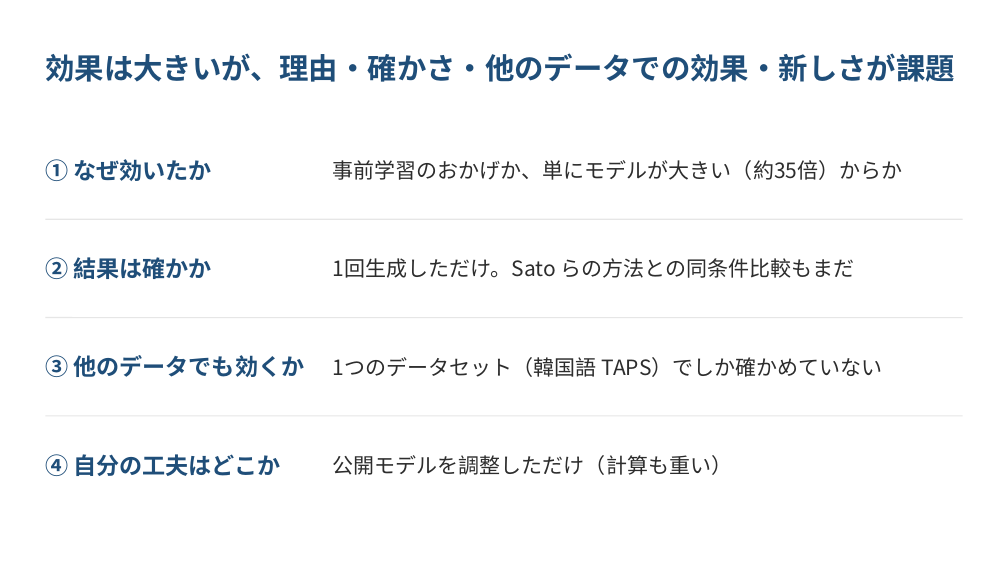
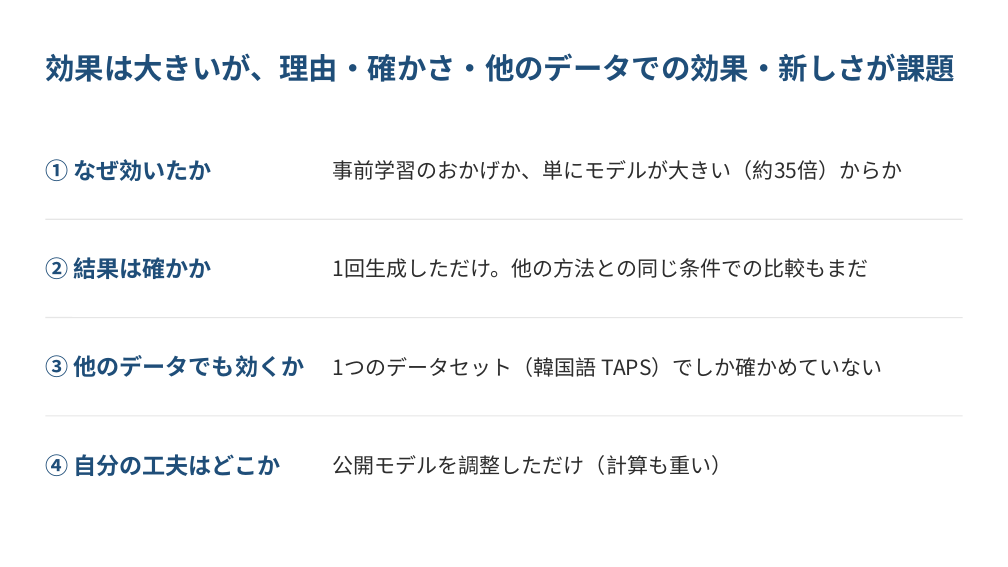
Before and after one commit to kasugayuji0716-art/bone-conduction-research, a slide deck: slide 5 of results/progress_slides_2026-10.pptx (slide 6 before the commit). Drawn at 1008x567 pixels with LibreOffice and Linux fonts; fonts in the diff are those of the drawing. Boxes give left, top, right and bottom in pixels: in the first picture for what was removed or moved away, otherwise in the second. Text is boxed around its words. In the diff, an @@ line names an element or a change of style, - is before the commit and + after.

```diff
--- a/results/progress_slides_2026-10.pptx
+++ b/results/progress_slides_2026-10.pptx
@@ text at [333, 258, 869, 278]: text changed @@
-1回生成しただけ。Sato らの方法との同条件比較もまだ
+1回生成しただけ。他の方法との同じ条件での比較もまだ
```
Also in this commit, not shown: 4 other slides changed, 1 slide added, 2 other files.
